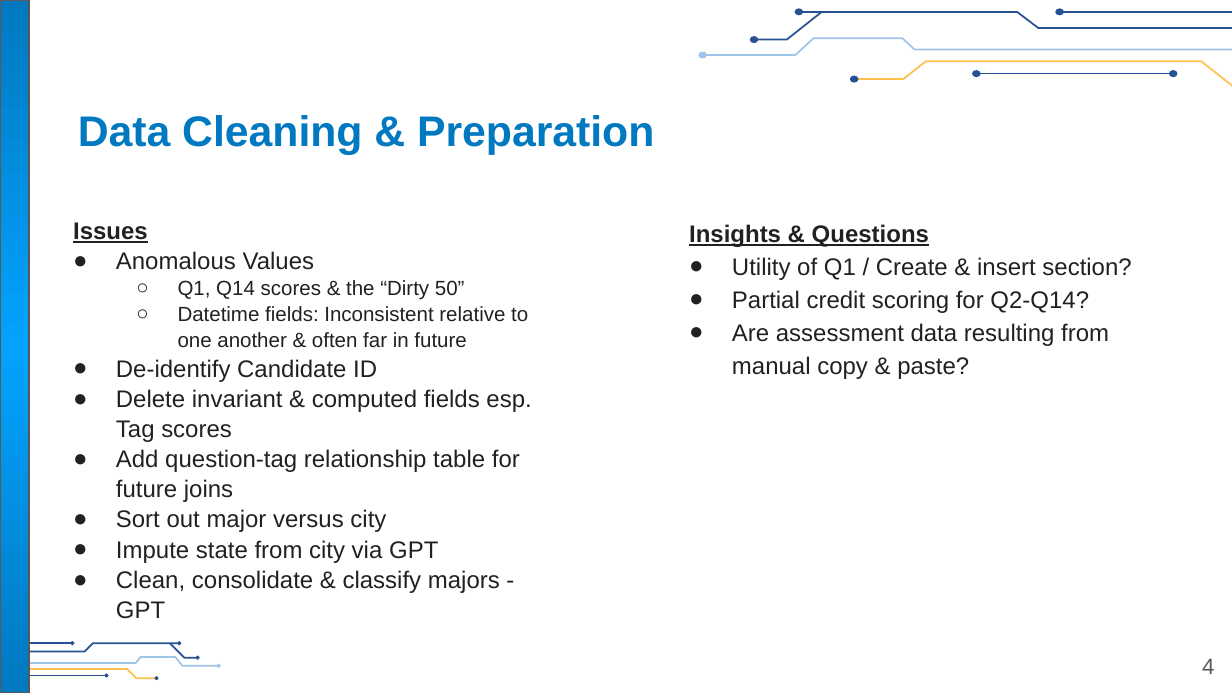
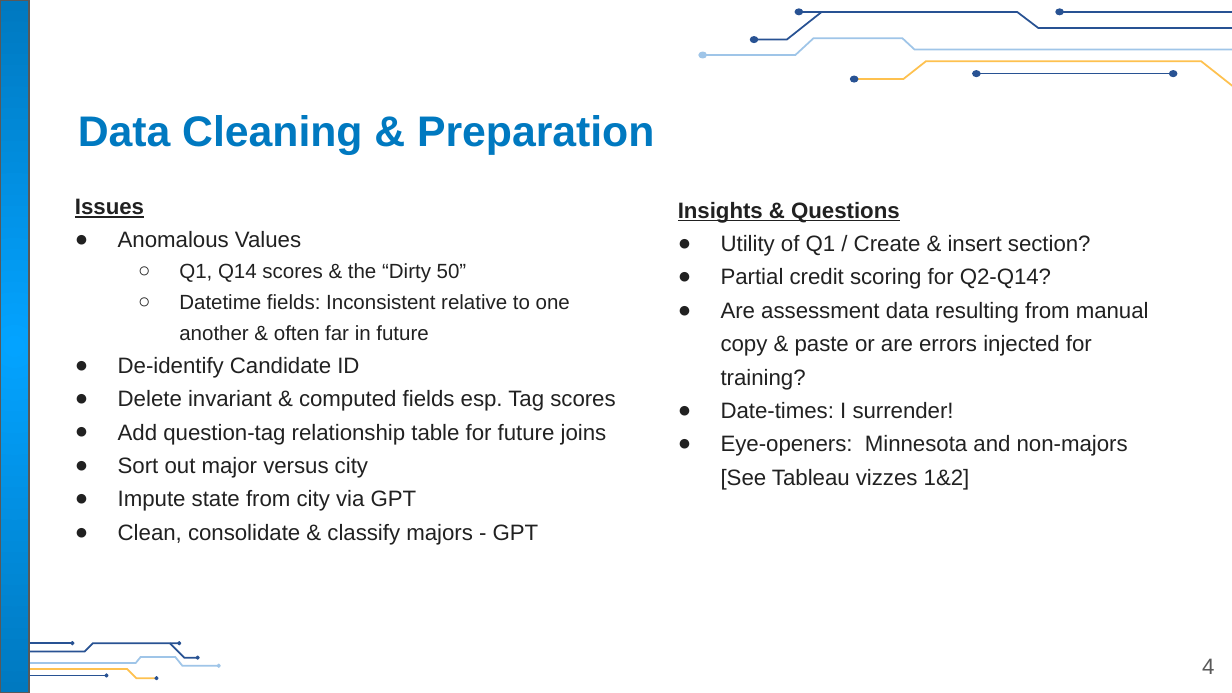
Before and after one commit to flipsmash/PS_demo, a slide deck: slide 4 of Presentation/Finnegan_Sr_Mgr_Learner_Eval&Analytics_Thought_Exercise.pptx. Drawn at 1232x693 pixels with LibreOffice and Linux fonts; fonts in the diff are those of the drawing; background and template pictures are left out. Boxes give left, top, right and bottom in pixels: in the first picture for what was removed or moved away, otherwise in the second. Text is boxed around its words. In the diff, an @@ line names an element or a change of style, - is before the commit and + after.

```diff
--- a/Presentation/Finnegan_Sr_Mgr_Learner_Eval&Analytics_Thought_Exercise.pptx
+++ b/Presentation/Finnegan_Sr_Mgr_Learner_Eval&Analytics_Thought_Exercise.pptx
@@ text "Issues" moved from (x1=73, y1=222, x2=531, y2=619) to (x1=75, y1=198, x2=615, y2=545) @@
@@ text "Issues" at (x1=75, y1=198, x2=615, y2=545): size 14 to 13 pt in "Issues", "Anomalous Values", "De-identify Candidate ID", "Delete invariant & computed fields esp. Tag ..." and 4 more places; line spacing 1.05 to 1.15; line spacing 1.05 to 1.25 @@
@@ text "Insights & Questions" moved from (x1=689, y1=224, x2=1131, y2=379) to (x1=678, y1=202, x2=1149, y2=490) @@
@@ text at (x1=678, y1=202, x2=1091, y2=289): size 14 to 13 pt in "Insights & Questions", "Utility of Q1 / Create & insert ...", "Partial credit scoring for Q2-Q14?"; line spacing 1.15 to 1.25 @@
@@ text at (x1=721, y1=302, x2=1149, y2=490): text changed; size 14 to 13 pt @@
-● Are assessment data resulting from manual copy & paste?
+● Are assessment data resulting from manual copy & paste or are errors injected for training?
+● Date-times: I surrender!
+● Eye-openers: Minnesota and non-majors
+  [See Tableau vizzes 1&2]
```
Also in this commit, not shown: 2 other slides changed, 4 slides added, 1 slide removed, 14 other files.
